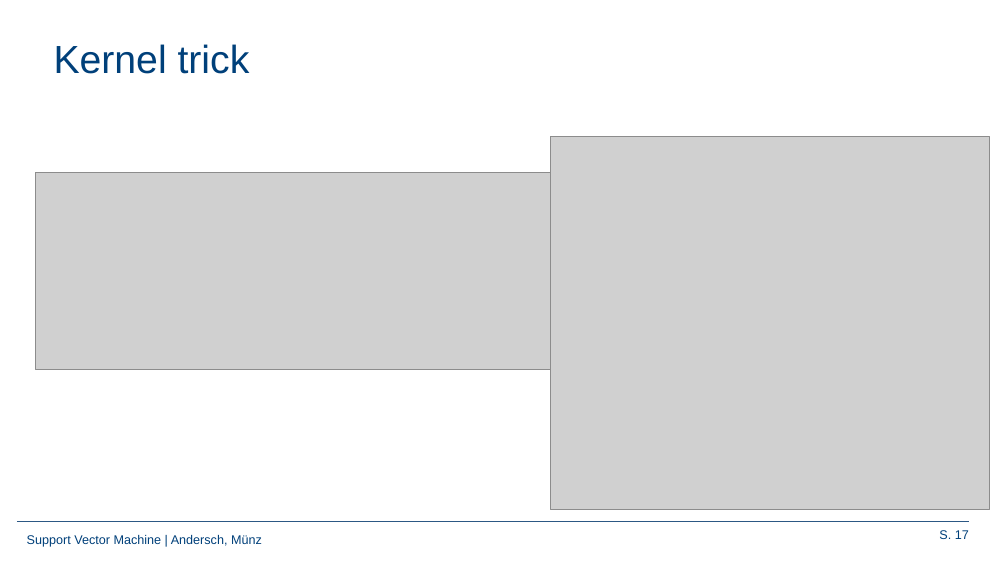
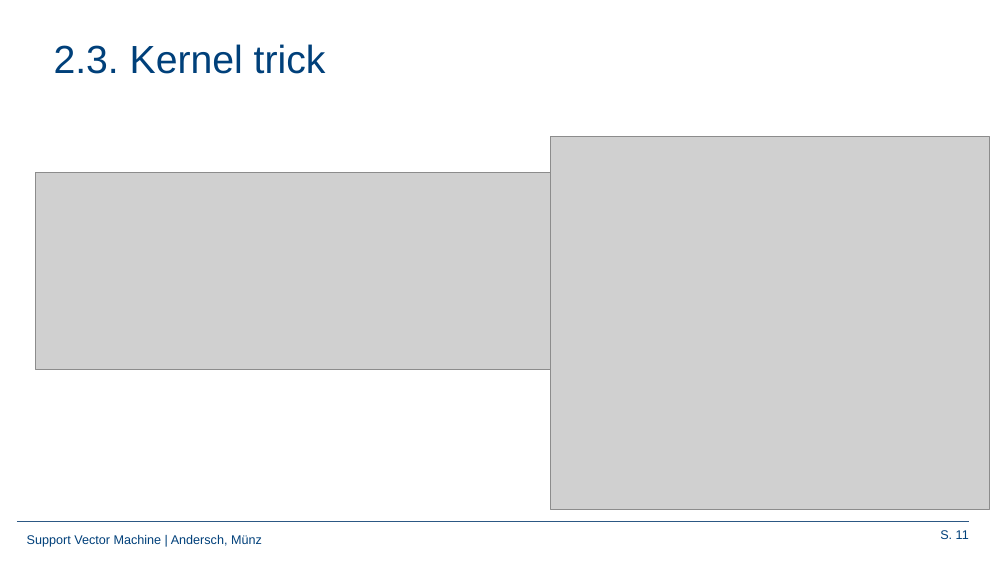
Before and after one commit to Frandersch/Statistical-Machine-Learning, a slide deck: slide 11 of Präsentation/Support Vector Machines.pptx (slide 17 before the commit). Drawn at 1008x567 pixels with LibreOffice and Linux fonts; fonts in the diff are those of the drawing; grey boxes stand for pictures; background and template pictures are left out. Boxes give left, top, right and bottom in pixels: in the first picture for what was removed or moved away, otherwise in the second. Text is boxed around its words. In the diff, an @@ line names an element or a change of style, - is before the commit and + after.

```diff
--- a/Präsentation/Support Vector Machines.pptx
+++ b/Präsentation/Support Vector Machines.pptx
@@ title at box(54, 44, 326, 74): text changed @@
-Kernel trick
+2.3. Kernel trick
@@ page number at box(940, 530, 969, 539): text changed @@
-S. 17
+S. 11
```
Also in this commit, not shown: 13 other slides changed, 4 slides added, 6 slides removed.
